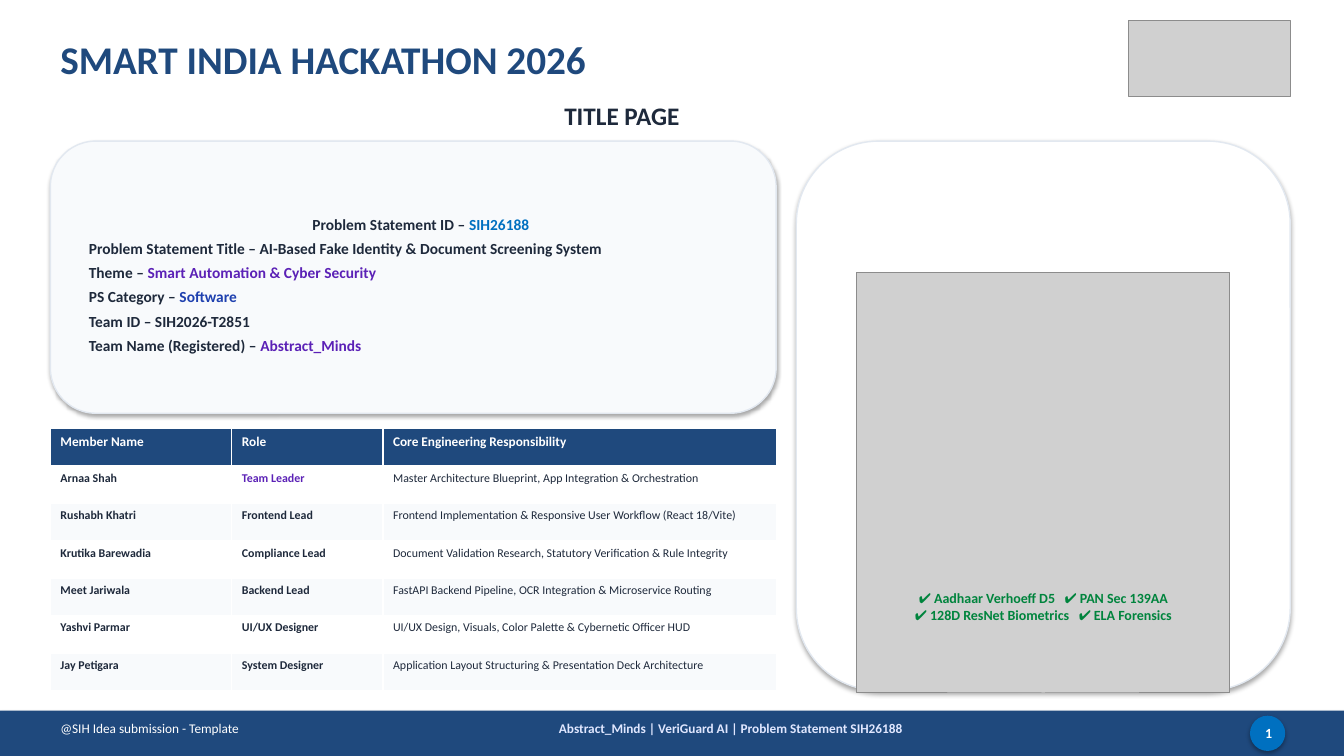
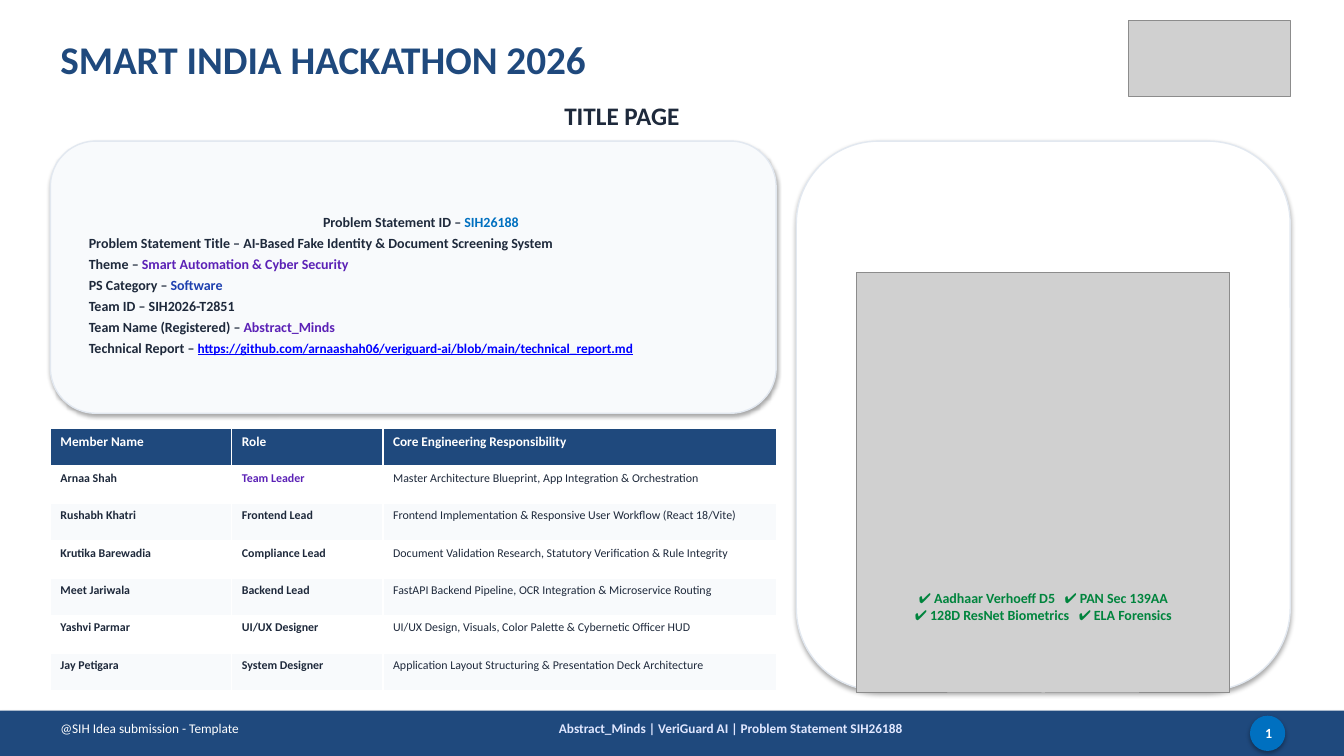
Before and after one commit to arnaashah06/veriguard-ai, a slide deck: slide 1 of docs/VeriGuard_AI_SIH2026_Submission.pptx. Drawn at 1344x756 pixels with LibreOffice and Linux fonts; fonts in the diff are those of the drawing; grey boxes stand for pictures. Boxes give left, top, right and bottom in pixels: in the first picture for what was removed or moved away, otherwise in the second. Text is boxed around its words. In the diff, an @@ line names an element or a change of style, - is before the commit and + after.

```diff
--- a/docs/VeriGuard_AI_SIH2026_Submission.pptx
+++ b/docs/VeriGuard_AI_SIH2026_Submission.pptx
@@ text in rounded rectangle at [89,217,552,335]: size 11 to 10 pt in "Problem Statement ID – SIH26188", "Problem Statement Title – AI-Based Fake Identity ...", "Theme – Smart Automation & Cyber Security", "PS Category – Software" and 2 more places; less space between paragraphs @@
@@ text in rounded rectangle at [89,343,633,356]: paragraph added @@
+Technical Report – https://github.com/arnaashah06/veriguard-ai/blob/main/technical_report.md
```
Also in this commit, not shown: 1 other slide changed, 5 other files.
